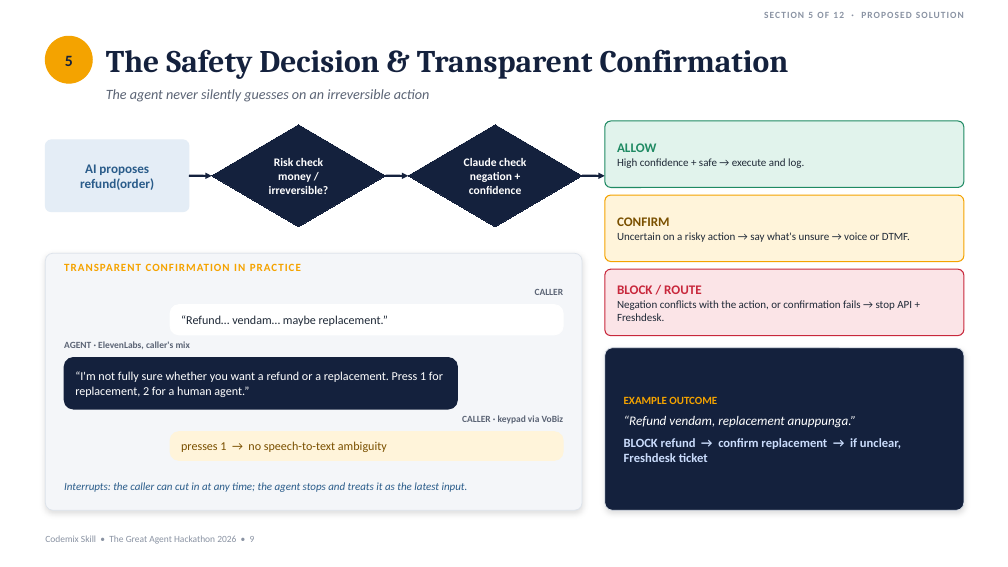
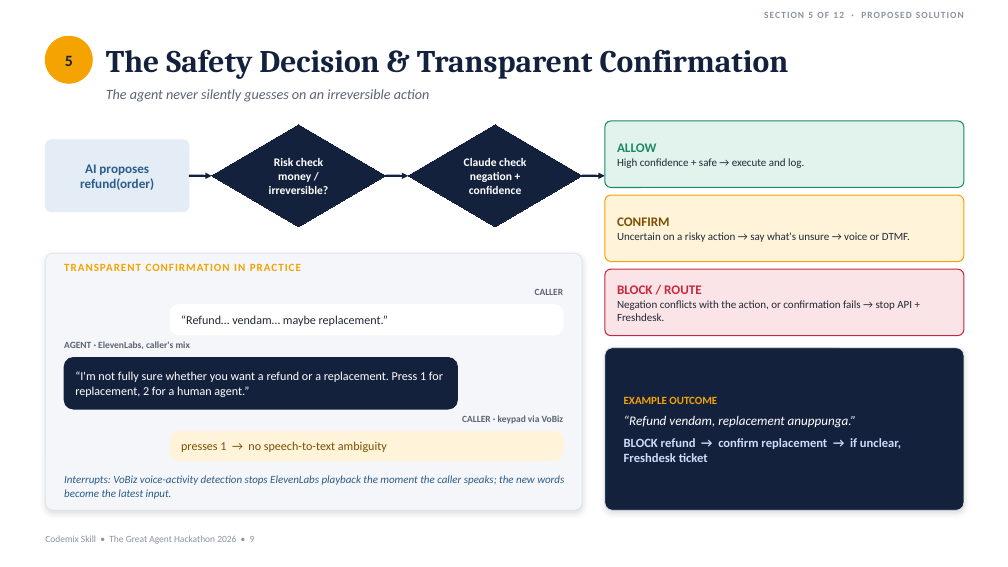
Before and after one commit to ramanathanmani/great-agent-hackathon-2026, a slide deck: slide 9 of docs/presentation/CodemixSkill-Final-Round.pptx. Drawn at 1008x567 pixels with LibreOffice and Linux fonts; fonts in the diff are those of the drawing. Boxes give left, top, right and bottom in pixels: in the first picture for what was removed or moved away, otherwise in the second. Text is boxed around its words. In the diff, an @@ line names an element or a change of style, - is before the commit and + after.

```diff
--- a/docs/presentation/CodemixSkill-Final-Round.pptx
+++ b/docs/presentation/CodemixSkill-Final-Round.pptx
@@ text at bbox=[64, 475, 564, 499]: text changed @@
-Interrupts: the caller can cut in at any time; the agent stops and treats it as the latest input.
+Interrupts: VoBiz voice-activity detection stops ElevenLabs playback the moment the caller speaks; the new words become the latest input.
```
Also in this commit, not shown: 6 other slides changed, 2 other files.
